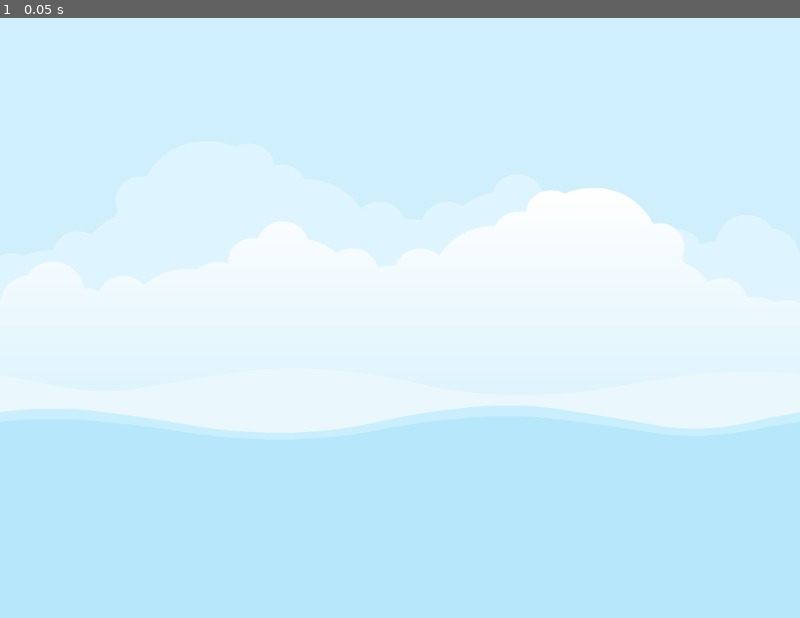
Above: before the commit, frame 1.
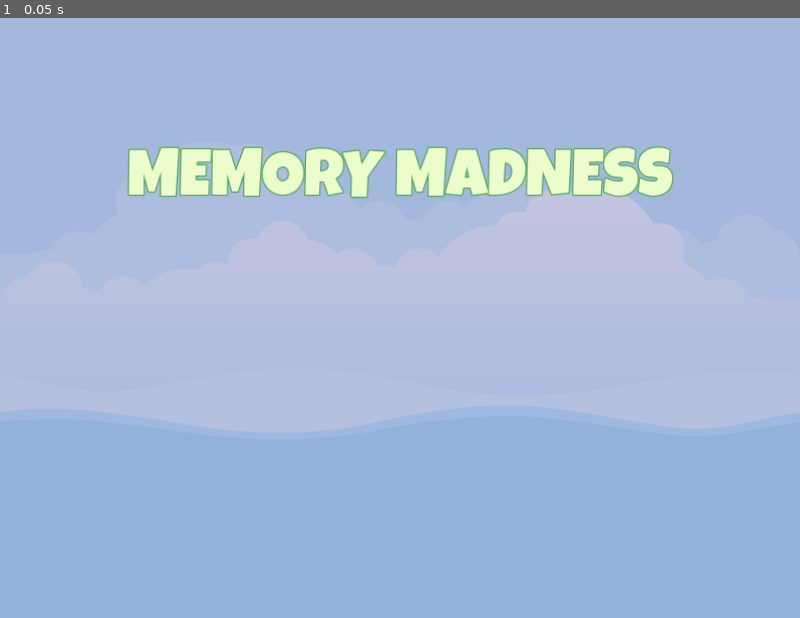
Above: after the commit, the same moment.

Repository: mattburro/Memory-Madness
Game: Godot game, scene res://master_scene/master_scene.tscn
Same seed, same stepped clock (60 frames per second), same inputs: the game is played once before the commit and once after it.
Inputs:
- Up to frame 1 (0.05 s): no input

The runs differ from the first frame. In frame 1, 100% of the frame differs, in the area x 0-100%, y 0-100%.

Commit message:
Created basic layout of main screen

Diff:
--- /dev/null
+++ b/main_scene/main_screen.tscn
@@ -0,0 +1,66 @@
+[gd_scene load_steps=3 format=3 uid="uid://bv65f7dmhqlhy"]
+
+[ext_resource type="FontFile" uid="uid://bahr77kttermy" path="res://assets/fonts/LuckiestGuy-Regular.ttf" id="1_86st6"]
+
+[sub_resource type="LabelSettings" id="LabelSettings_b15j3"]
+font = ExtResource("1_86st6")
+font_size = 84
+font_color = Color(0.92549, 0.988235, 0.796078, 1)
+outline_size = 6
+outline_color = Color(0.301961, 0.65098, 0.364706, 1)
+
+[node name="MainScreen" type="Control"]
+layout_mode = 3
+anchors_preset = 15
+anchor_right = 1.0
+anchor_bottom = 1.0
+grow_horizontal = 2
+grow_vertical = 2
+
+[node name="ColorRect" type="ColorRect" parent="."]
+layout_mode = 1
+anchors_preset = 15
+anchor_right = 1.0
+anchor_bottom = 1.0
+grow_horizontal = 2
+grow_vertical = 2
+color = Color(0.168627, 0.172549, 0.552941, 0.278431)
+
+[node name="VBoxContainer" type="VBoxContainer" parent="."]
+layout_mode = 1
+anchors_preset = 15
+anchor_right = 1.0
+anchor_bottom = 1.0
+grow_horizontal = 2
+grow_vertical = 2
+
+[node name="Spacer" type="Control" parent="VBoxContainer"]
+layout_mode = 2
+size_flags_vertical = 3
+
+[node name="Title" type="Label" parent="VBoxContainer"]
+layout_mode = 2
+text = "MEMORY MADNESS"
+label_settings = SubResource("LabelSettings_b15j3")
+horizontal_alignment = 1
+vertical_alignment = 1
+
+[node name="Spacer2" type="Control" parent="VBoxContainer"]
+layout_mode = 2
+size_flags_vertical = 3
+
+[node name="Levels" type="HBoxContainer" parent="VBoxContainer"]
+layout_mode = 2
+size_flags_horizontal = 4
+
+[node name="Spacer3" type="Control" parent="VBoxContainer"]
+layout_mode = 2
+size_flags_vertical = 3
+
+[node name="Sprites" type="HBoxContainer" parent="VBoxContainer"]
+layout_mode = 2
+size_flags_horizontal = 4
+
+[node name="Spacer4" type="Control" parent="VBoxContainer"]
+layout_mode = 2
+size_flags_vertical = 3
--- a/master_scene/master_scene.tscn
+++ b/master_scene/master_scene.tscn
@@ -1,13 +1,16 @@
-[gd_scene load_steps=2 format=3 uid="uid://brttt3flr671p"]
+[gd_scene load_steps=3 format=3 uid="uid://brttt3flr671p"]
 
 [ext_resource type="Texture2D" uid="uid://cwgyiul751e7w" path="res://assets/images/backgroundEmpty.png" id="1_8v8d0"]
+[ext_resource type="PackedScene" uid="uid://bv65f7dmhqlhy" path="res://main_scene/main_screen.tscn" id="2_eblwr"]
 
 [node name="MasterScene" type="CanvasLayer"]
 
-[node name="TextureRect" type="TextureRect" parent="."]
+[node name="Background" type="TextureRect" parent="."]
 anchors_preset = 15
 anchor_right = 1.0
 anchor_bottom = 1.0
 grow_horizontal = 2
 grow_vertical = 2
 texture = ExtResource("1_8v8d0")
+
+[node name="MainScreen" parent="." instance=ExtResource("2_eblwr")]
